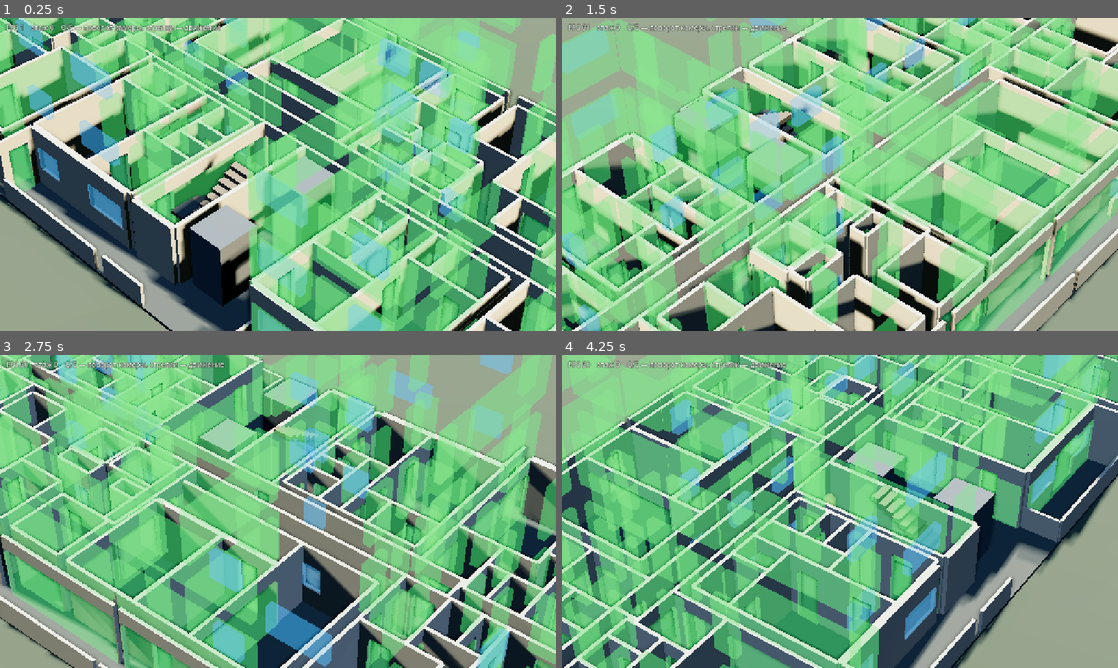
Above: before the commit, frames 1-4 (two rows, left to right).
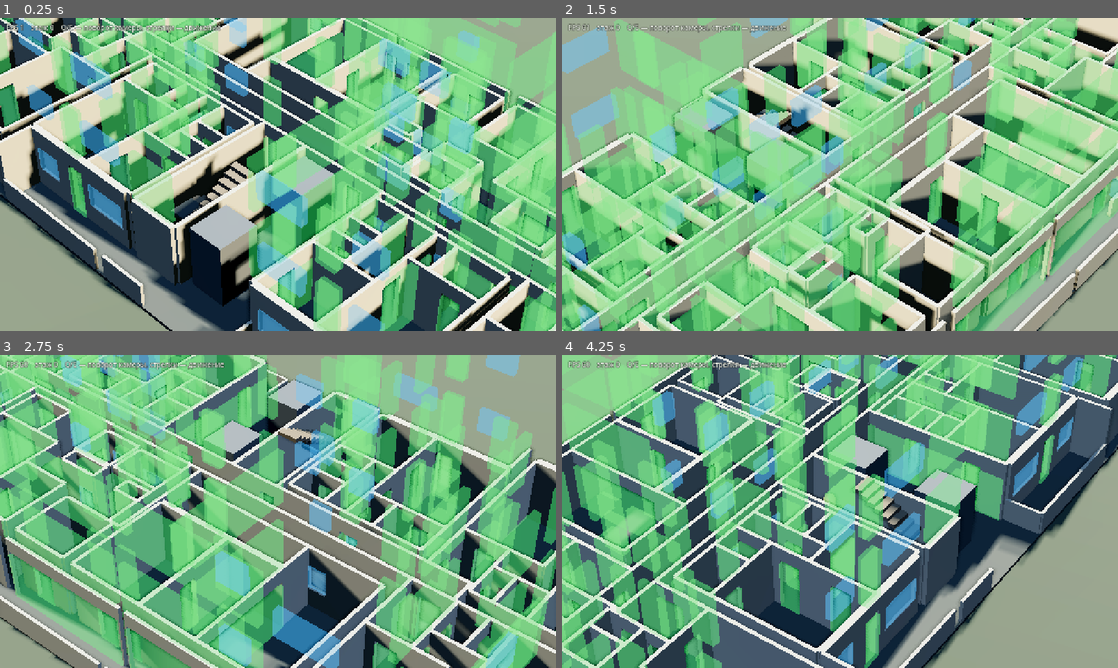
Above: after the commit, the same moments.

Repository: SashkoSoft/Godot_skilled
Game: Godot game, scene res://main.tscn
Same seed, same stepped clock (60 frames per second), same inputs: the game is played once before the commit and once after it.
Inputs:
- Up to frame 1 (0.25 s): no input
- Up to frame 2 (1.5 s): hold Right (ui_right) 0.53-1.28 s; hold Q 0.53-1.28 s; hold Down (ui_down) from 1.28 s (still down); tap E at 1.35 s
- Up to frame 3 (2.75 s): release Down (ui_down) at 2.03 s; hold Right (ui_right) from 2.03 s (still down); hold Q from 2.03 s (still down)
- Up to frame 4 (4.25 s): release Right (ui_right) at 2.78 s; release Q at 2.78 s; hold Up (ui_up) 2.78-3.53 s; tap E at 2.85 s; hold Left (ui_left) from 3.53 s (still down); hold Q from 3.53 s (still down)

The runs differ from the first frame. In frame 1, 38% of the frame differs, in the area x 0-100%, y 0-100%; in frame 2, 39%; in frame 3, 53%; in frame 4, 71%.

Commit message:
Двери санузлов и кухонь ставятся по планировочному правилу
На скане 24 px/м проём санузла — 14 пикселей, а полотно двери (короткий штрих
поперёк стены) режет разрыв надвое, и обе половины отбрасывались по длине.
Штрих теперь заклеивается перед поиском разрывов: дверей с чертежа стало 29
вместо 7. Остальные ставит _ensure_room_doors: санузел, кухня и комната
открываются в прихожую своей квартиры, лоджия — в смежную комнату.
Случайных дверей от проверки проходимости осталось 10 вместо 60.

Diff:
--- a/game/plan_extra_doors.gd
+++ b/game/plan_extra_doors.gd
@@ -5,51 +5,44 @@
 
 const DOORS := {
 	"0|-0.40|-11.70|-9.95": [Vector3(-0.000, 0.900, 0.0)],
-	"0|-0.40|-17.30|-14.15": [Vector3(-0.041, 0.900, 0.0)],
-	"0|-0.40|14.20|17.30": [Vector3(-0.040, 0.900, 0.0)],
+	"0|-0.40|11.95|12.90": [Vector3(0.000, 0.950, 0.0)],
 	"0|-0.40|9.90|11.75": [Vector3(-0.042, 0.900, 0.0)],
 	"0|-2.50|3.20|5.00": [Vector3(0.000, 1.800, 0.0)],
 	"0|-2.65|3.20|5.00": [Vector3(0.000, 1.800, 0.0)],
-	"0|-2.80|-6.05|-0.05": [Vector3(0.000, 6.000, 0.0)],
-	"0|-2.90|-6.05|-3.45": [Vector3(0.000, 0.900, 0.0)],
 	"0|-3.20|-11.85|-9.95": [Vector3(-0.000, 0.900, 0.0)],
-	"0|-3.20|9.90|11.95": [Vector3(-0.043, 0.900, 0.0)],
-	"0|-3.75|-17.30|-16.20": [Vector3(0.000, 0.900, 0.0)],
 	"0|-3.75|16.20|17.30": [Vector3(0.000, 0.900, 0.0)],
-	"0|-7.50|-6.05|-3.45": [Vector3(0.000, 0.900, 0.0)],
-	"0|-7.50|0.45|3.00": [Vector3(0.000, 2.550, 0.0)],
+	"0|-7.50|-3.45|-0.05": [Vector3(0.000, 0.900, 0.0)],
+	"0|-7.50|-9.40|-6.05": [Vector3(-0.000, 0.900, 0.0)],
+	"0|-7.50|0.45|3.00": [Vector3(0.000, 0.900, 0.0)],
 	"0|-8.05|-3.05|2.90": [Vector3(0.000, 5.950, 0.0)],
 	"0|-8.05|-9.50|-3.30": [Vector3(0.000, 6.200, 0.0)],
 	"0|-8.05|3.40|9.40": [Vector3(0.201, 0.900, 0.0)],
+	"0|2.55|-4.85|-3.15": [Vector3(-0.043, 0.900, 0.0)],
+	"0|2.55|3.45|5.00": [Vector3(-0.045, 0.900, 0.0)],
+	"0|3.50|3.45|5.00": [Vector3(-0.045, 0.900, 0.0)],
+	"0|3.70|-17.85|-16.10": [Vector3(0.244, 0.900, 0.0)],
 	"0|3.70|16.15|18.00": [Vector3(-0.042, 0.900, 0.0)],
-	"0|7.40|6.35|9.50": [Vector3(0.000, 3.150, 0.0)],
-	"0|7.55|3.50|9.50": [Vector3(0.000, 6.000, 0.0)],
-	"1|-0.05|-7.50|-2.90": [Vector3(0.000, 4.600, 0.0)],
-	"1|-2.85|0.70|7.50": [Vector3(0.000, 6.800, 0.0)],
-	"1|-3.15|1.10|2.55": [Vector3(0.000, 0.900, 0.0)],
-	"1|-3.15|4.50|7.40": [Vector3(0.000, 0.900, 0.0)],
+	"1|-11.85|-2.15|-0.40": [Vector3(0.000, 0.900, 0.0)],
+	"1|-14.15|-2.15|-0.40": [Vector3(0.000, 1.750, 0.0)],
+	"1|-16.15|-8.75|-3.95": [Vector3(0.000, 4.800, 0.0)],
+	"1|-16.20|-8.05|-3.75": [Vector3(0.000, 4.300, 0.0)],
+	"1|-4.85|2.55|3.50": [Vector3(0.000, 0.950, 0.0)],
 	"1|-5.90|2.75|4.50": [Vector3(0.000, 0.900, 0.0)],
 	"1|-5.90|4.50|7.40": [Vector3(0.000, 0.900, 0.0)],
 	"1|-6.05|-7.50|-2.90": [Vector3(0.000, 4.600, 0.0)],
-	"1|-9.30|7.55|9.20": [Vector3(0.000, 0.900, 0.0)],
-	"1|-9.90|3.15|8.65": [Vector3(0.000, 5.500, 0.0)],
-	"1|0.15|-4.95|-0.40": [Vector3(0.000, 4.550, 0.0)],
-	"1|0.70|-2.45|-0.95": [Vector3(-0.040, 0.900, 0.0)],
-	"1|10.05|3.15|8.65": [Vector3(0.000, 0.900, 0.0)],
-	"1|11.95|-2.15|-0.40": [Vector3(0.000, 0.900, 0.0)],
 	"1|11.95|0.70|2.00": [Vector3(0.000, 0.900, 0.0)],
 	"1|12.80|0.35|2.00": [Vector3(0.092, 0.900, 0.0)],
 	"1|12.90|-2.15|-0.40": [Vector3(0.000, 0.900, 0.0)],
 	"1|13.30|-8.75|-3.95": [Vector3(-0.000, 0.900, 0.0)],
 	"1|13.35|3.90|8.65": [Vector3(-0.041, 0.900, 0.0)],
-	"1|16.15|3.90|8.60": [Vector3(-0.000, 0.900, 0.0)],
 	"1|3.40|0.70|7.50": [Vector3(0.000, 6.800, 0.0)],
 	"1|3.45|2.55|3.50": [Vector3(0.000, 0.950, 0.0)],
 	"1|5.00|-2.50|-0.85": [Vector3(0.000, 0.900, 0.0)],
-	"1|5.00|1.10|2.55": [Vector3(0.000, 0.900, 0.0)],
-	"1|5.00|2.55|3.50": [Vector3(0.000, 0.950, 0.0)],
-	"1|5.00|3.50|4.50": [Vector3(0.000, 0.800, 0.0)],
 	"1|5.10|-2.65|-0.85": [Vector3(0.000, 1.800, 0.0)],
+	"1|5.95|-7.45|-4.45": [Vector3(-0.041, 0.900, 0.0)],
+	"1|6.00|-7.45|-2.75": [Vector3(0.000, 4.700, 0.0)],
+	"1|6.35|1.10|2.75": [Vector3(0.000, 0.900, 0.0)],
 	"1|6.35|2.75|4.50": [Vector3(0.000, 0.900, 0.0)],
-	"1|9.50|2.75|7.40": [Vector3(0.000, 4.650, 0.0)],
+	"1|9.45|-7.45|-2.75": [Vector3(0.000, 4.700, 0.0)],
+	"1|9.90|-8.75|-3.20": [Vector3(-0.040, 0.900, 0.0)],
 }
--- a/game/plan_walls.gd
+++ b/game/plan_walls.gd
@@ -12,7 +12,7 @@
 	[0,  -9.15,   3.40,   9.40, 17, -1, 2, [], 1],
 	[0,  -8.75, -16.15, -13.30, 1, -1, 1, [], 1],
 	[0,  -8.75, -13.30,  -9.95, 2, -1, 1, [Vector3(-0.021, 2.130, 1.0)], 1],
-	[0,  -8.75,   9.90,  13.30, 26, -1, 1, [Vector3(-1.378, 0.627, 0.0), Vector3(0.021, 2.089, 1.0)], 1],
+	[0,  -8.75,   9.90,  13.30, 26, -1, 1, [Vector3(0.021, 2.089, 1.0)], 1],
 	[0,  -8.75,  13.30,  16.10, 25, -1, 1, [], 1],
 	[0,  -8.05, -17.90, -16.20, 0, -1, 2, [], 1],
 	[0,  -8.05,  -9.50,  -3.30, 7, 9, 0, [Vector3(-1.963, 1.086, 1.0)], 1],
@@ -21,12 +21,12 @@
 	[0,  -8.05,  16.20,  17.90, 24, -1, 2, [], 1],
 	[0,  -7.50,  -9.40,  -6.05, 7, 9, 0, [], 1],
 	[0,  -7.50,  -6.05,  -3.45, 7, 10, 0, [], 1],
-	[0,  -7.50,  -3.45,  -0.05, 8, 11, 0, [], 1],
+	[0,  -7.50,  -3.45,  -0.05, 8, 11, 0, [Vector3(-1.304, 0.585, 0.0)], 1],
 	[0,  -7.50,   0.45,   3.00, 8, 13, 0, [], 1],
 	[0,  -7.45,   3.70,   5.95, 17, 18, 0, [], 1],
 	[0,  -4.95,   0.15,   0.45, 16, -1, 0, [], 0],
 	[0,  -4.95,   0.45,   0.70, 13, 16, 0, [], 0],
-	[0,  -4.95,   0.70,   3.00, 13, -1, 0, [Vector3(0.668, 0.961, 0.0)], 1],
+	[0,  -4.95,   0.70,   3.00, 13, -1, 0, [], 1],
 	[0,  -4.45,   3.70,   5.95, 18, -1, 0, [], 1],
 	[0,  -3.95, -16.15, -13.30, 1, 3, 0, [], 1],
 	[0,  -3.95,  13.30,  16.10, 25, 27, 0, [], 1],
@@ -36,7 +36,7 @@
 	[0,  -3.75,  14.20,  16.20, 25, 27, 0, [], 1],
 	[0,  -3.75,  16.20,  17.30, 24, 27, 0, [], 0],
 	[0,  -3.75,  17.30,  17.90, 24, -1, 2, [], 1],
-	[0,  -3.45,   0.70,   1.90, 14, -1, 0, [], 1],
+	[0,  -3.45,   0.70,   1.90, 14, -1, 0, [Vector3(-0.292, 0.585, 0.0)], 1],
 	[0,  -3.40,   3.20,   5.00, 21, -1, 0, [Vector3(-0.439, 0.752, 1.0)], 1],
 	[0,  -3.20, -13.30, -11.85, 2, -1, 0, [], 1],
 	[0,  -3.20, -11.85,  -9.95, 2, 6, 0, [], 1],
@@ -45,12 +45,12 @@
 	[0,  -2.90,  -6.05,  -3.45, 10, 12, 0, [], 1],
 	[0,  -2.90,  -3.45,  -0.05, 11, 12, 0, [], 1],
 	[0,  -2.80,  -6.05,  -0.05, 11, 12, 0, [], 1],
-	[0,  -2.75,   0.70,   1.90, 14, 15, 0, [], 1],
+	[0,  -2.75,   0.70,   1.90, 14, 15, 0, [Vector3(0.475, 1.100, 0.0)], 1],
 	[0,  -2.75,   6.00,   7.30, 19, 23, 0, [], 1],
-	[0,  -2.75,   7.30,   9.45, 19, 20, 0, [Vector3(-0.209, 1.378, 0.0)], 1],
+	[0,  -2.75,   7.30,   9.45, 19, 20, 0, [Vector3(-0.125, 1.546, 0.0)], 1],
 	[0,  -2.65,   3.20,   5.00, 21, 22, 0, [], 1],
 	[0,  -2.50,   3.20,   5.00, 21, 22, 0, [], 1],
-	[0,  -2.45,   0.70,   3.00, 14, 15, 0, [], 1],
+	[0,  -2.45,   0.70,   3.00, 14, 15, 0, [Vector3(-0.251, 1.796, 0.0)], 1],
 	[0,  -2.15, -14.15, -13.15, 4, -1, 0, [], 1],
 	[0,  -2.15, -13.15, -11.85, 5, -1, 0, [], 1],
 	[0,  -2.15,  11.95,  12.90, 29, -1, 0, [], 1],
@@ -59,7 +59,7 @@
 	[0,  -1.35,  -6.05,  -0.05, 12, -1, 0, [], 1],
 	[0,  -0.95,   0.70,   3.00, 15, 31, 0, [Vector3(0.355, 1.253, 1.0)], 1],
 	[0,  -0.85,   3.20,   5.00, 22, 31, 0, [Vector3(0.042, 1.128, 1.0)], 1],
-	[0,  -0.85,   7.30,   9.45, 20, 31, 0, [], 1],
+	[0,  -0.85,   7.30,   9.45, 20, 31, 0, [Vector3(0.042, 2.047, 0.0), Vector3(0.707, 0.710, 0.0)], 1],
 	[0,  -0.40, -17.30, -14.15, 3, 35, 0, [], 1],
 	[0,  -0.40, -14.15, -13.15, 4, 36, 0, [], 1],
 	[0,  -0.40, -13.15, -11.85, 5, 37, 0, [], 1],
@@ -80,12 +80,12 @@
 	[0,   0.35,  12.80,  14.20, 28, 61, 0, [], 1],
 	[0,   0.35,  14.20,  17.30, 27, 60, 0, [], 1],
 	[0,   0.70, -11.85, -11.70, 38, -1, 0, [], 1],
-	[0,   0.70, -11.70,  -9.90, 31, 38, 0, [Vector3(0.386, 1.546, 0.0)], 1],
+	[0,   0.70, -11.70,  -9.90, 31, 38, 0, [], 1],
 	[0,   0.70,  -9.90,  -2.85, 31, 42, 0, [], 1],
 	[0,   0.70,  -2.85,  -0.60, 31, 64, 0, [Vector3(-0.794, 0.668, 0.0)], 1],
 	[0,   0.70,  -0.60,   3.40, 31, 65, 0, [], 1],
-	[0,   0.70,   3.40,  10.05, 31, 51, 0, [Vector3(-2.205, 2.172, 0.0)], 1],
-	[0,   0.70,  10.05,  11.75, 31, 63, 0, [Vector3(-0.240, 1.337, 0.0)], 1],
+	[0,   0.70,   3.40,  10.05, 31, 51, 0, [Vector3(2.694, 1.295, 0.0)], 1],
+	[0,   0.70,  10.05,  11.75, 31, 63, 0, [Vector3(0.052, 1.600, 0.0)], 1],
 	[0,   0.70,  11.75,  11.95, 63, -1, 0, [], 1],
 	[0,   1.10,  -9.35,  -7.15, 31, 40, 0, [], 1],
 	[0,   1.10,  -7.15,  -5.90, 31, 42, 0, [Vector3(-0.042, 0.961, 1.0)], 1],
@@ -94,7 +94,7 @@
 	[0,   1.10,   3.45,   5.00, 31, 54, 0, [Vector3(-0.063, 1.253, 1.0)], 1],
 	[0,   1.10,   5.00,   6.35, 31, 52, 0, [], 1],
 	[0,   1.10,   6.35,   7.30, 31, 51, 0, [Vector3(0.059, 0.850, 1.0)], 1],
-	[0,   1.10,   7.30,   9.50, 31, 49, 0, [], 1],
+	[0,   1.10,   7.30,   9.50, 31, 49, 0, [Vector3(0.050, 2.089, 0.0)], 1],
 	[0,   2.00, -14.15, -12.80, 36, -1, 0, [], 1],
 	[0,   2.00, -12.80, -11.85, 37, -1, 0, [], 1],
 	[0,   2.00,  11.95,  12.80, 62, -1, 0, [], 1],
@@ -106,7 +106,7 @@
 	[0,   2.75,   6.35,   7.30, 51, 50, 0, [], 1],
 	[0,   2.75,   7.30,   9.50, 49, 50, 0, [], 0],
 	[0,   3.00, -17.30, -14.15, 35, -1, 0, [Vector3(0.564, 1.754, 0.0)], 1],
-	[0,   3.00,  14.20,  17.30, 60, -1, 0, [Vector3(-0.439, 1.796, 0.0)], 1],
+	[0,   3.00,  14.20,  17.30, 60, -1, 0, [Vector3(-0.543, 2.005, 0.0)], 1],
 	[0,   3.15, -13.25, -11.85, 34, -1, 0, [], 1],
 	[0,   3.15, -11.85,  -9.90, 38, 34, 0, [], 1],
 	[0,   3.15,  10.05,  11.95, 63, 59, 0, [], 1],
@@ -118,14 +118,14 @@
 	[0,   3.90, -16.10, -13.25, 33, -1, 0, [], 1],
 	[0,   3.90,  13.35,  16.15, 58, -1, 0, [], 1],
 	[0,   4.50,  -5.90,  -4.85, 43, 47, 0, [], 1],
-	[0,   4.50,  -4.85,  -3.15, 44, 47, 0, [Vector3(0.313, 0.752, 0.0)], 1],
+	[0,   4.50,  -4.85,  -3.15, 44, 47, 0, [Vector3(0.042, 1.629, 0.0), Vector3(0.466, 1.295, 0.0)], 1],
 	[0,   4.50,   3.45,   5.00, 53, 56, 0, [], 1],
 	[0,   4.50,   5.00,   6.35, 52, 56, 0, [], 1],
 	[0,   7.40,  -9.35,  -5.90, 41, 39, 0, [], 1],
 	[0,   7.40,  -5.90,  -3.15, 47, 39, 0, [], 1],
 	[0,   7.40,   3.45,   6.35, 56, 48, 0, [], 1],
 	[0,   7.40,   6.35,   9.50, 50, 48, 0, [], 1],
-	[0,   7.50,  -2.85,  -0.60, 64, 68, 0, [Vector3(0.058, 1.086, 0.0)], 1],
+	[0,   7.50,  -2.85,  -0.60, 64, 68, 0, [Vector3(0.037, 2.150, 0.0)], 1],
 	[0,   7.55,  -9.30,  -3.35, 41, 39, 0, [Vector3(-1.963, 1.211, 1.0), Vector3(1.713, 1.963, 1.0)], 1],
 	[0,   7.55,   3.50,   9.50, 50, 48, 0, [Vector3(-1.587, 1.963, 1.0), Vector3(2.047, 1.211, 1.0)], 1],
 	[0,   7.60,  -2.85,  -0.60, 64, 68, 0, [], 1],
@@ -140,7 +140,7 @@
 	[0,   9.20,   3.50,   9.50, 48, -1, 2, [], 1],
 	[1, -17.90,  -8.05,  -3.75, 0, -1, 2, [], 1],
 	[1, -17.85,   3.70,   8.60, 32, -1, 2, [], 1],
-	[1, -17.30,  -3.75,  -0.40, 3, -1, 1, [], 1],
+	[1, -17.30,  -3.75,  -0.40, 3, -1, 1, [Vector3(-1.358, 0.627, 0.0)], 1],
 	[1, -17.30,   0.35,   3.00, 35, -1, 1, [], 1],
 	[1, -16.20,  -8.05,  -3.75, 0, 1, 0, [Vector3(-0.104, 1.086, 1.0)], 1],
 	[1, -16.15,  -8.75,  -3.95, 0, 1, 0, [], 1],
@@ -154,17 +154,17 @@
 	[1, -13.30,  -3.95,  -3.20, 2, -1, 0, [], 1],
 	[1, -13.25,   3.15,   3.90, 34, -1, 0, [], 1],
 	[1, -13.25,   3.90,   8.65, 33, 34, 0, [], 1],
-	[1, -13.15,  -2.15,  -0.40, 4, 5, 0, [], 1],
+	[1, -13.15,  -2.15,  -0.40, 4, 5, 0, [Vector3(0.543, 0.668, 0.0)], 1],
 	[1, -12.80,   0.35,   2.00, 36, 37, 0, [], 1],
-	[1, -11.85,  -3.20,  -2.15, 6, -1, 0, [Vector3(0.081, 0.950, 0.0)], 1],
+	[1, -11.85,  -3.20,  -2.15, 6, -1, 0, [Vector3(0.039, 0.950, 0.0)], 1],
 	[1, -11.85,  -2.15,  -0.40, 5, 6, 0, [], 1],
 	[1, -11.85,   0.35,   0.70, 37, 31, 0, [], 1],
 	[1, -11.85,   0.70,   2.00, 37, 38, 0, [], 1],
 	[1, -11.85,   2.00,   3.15, 38, -1, 0, [Vector3(0.032, 0.919, 0.0)], 1],
 	[1, -11.70,  -0.40,   0.70, 31, -1, 0, [], 1],
 	[1,  -9.95,  -8.75,  -3.20, 2, 9, 0, [], 1],
-	[1,  -9.95,  -3.20,  -0.40, 6, 9, 0, [Vector3(-0.707, 1.128, 0.0), Vector3(1.026, 0.752, 0.0)], 1],
-	[1,  -9.90,   0.70,   3.15, 38, 40, 0, [Vector3(-0.362, 0.668, 0.0), Vector3(0.272, 1.921, 0.0)], 1],
+	[1,  -9.95,  -3.20,  -0.40, 6, 9, 0, [Vector3(1.026, 0.752, 0.0)], 1],
+	[1,  -9.90,   0.70,   3.15, 38, 40, 0, [Vector3(-0.633, 1.211, 0.0)], 1],
 	[1,  -9.90,   3.15,   8.65, 34, 41, 0, [], 1],
 	[1,  -9.50,  -9.25,  -8.05, 2, 7, 0, [], 1],
 	[1,  -9.40,  -7.50,  -1.35, 2, 9, 0, [], 1],
@@ -174,7 +174,7 @@
 	[1,  -7.15,   1.10,   2.75, 40, 42, 0, [], 1],
 	[1,  -6.05,  -7.50,  -2.90, 9, 10, 0, [], 1],
 	[1,  -6.05,  -2.90,  -1.35, 9, 12, 0, [], 1],
-	[1,  -5.90,   1.10,   2.75, 42, 43, 0, [Vector3(0.132, 1.337, 0.0)], 1],
+	[1,  -5.90,   1.10,   2.75, 42, 43, 0, [Vector3(-0.014, 1.550, 0.0)], 1],
 	[1,  -5.90,   2.75,   4.50, 41, 43, 0, [], 1],
 	[1,  -5.90,   4.50,   7.40, 41, 47, 0, [], 1],
 	[1,  -4.85,   1.10,   2.55, 43, 45, 0, [], 1],
@@ -190,7 +190,7 @@
 	[1,  -0.60,   0.70,   7.50, 64, 65, 0, [], 1],
 	[1,  -0.55,   0.70,   7.50, 64, 65, 0, [], 1],
 	[1,  -0.05,  -7.50,  -2.90, 11, 13, 0, [], 1],
-	[1,   0.15,  -4.95,  -0.40, 12, 16, 0, [Vector3(0.480, 1.003, 0.0)], 1],
+	[1,   0.15,  -4.95,  -0.40, 12, 16, 0, [Vector3(0.084, 1.796, 0.0)], 1],
 	[1,   0.45,  -7.50,  -4.95, 11, 13, 0, [], 1],
 	[1,   0.70,  -4.95,  -3.45, 16, -1, 0, [], 0],
 	[1,   0.70,  -3.45,  -2.75, 16, 14, 0, [], 0],
@@ -217,7 +217,7 @@
 	[1,   5.10,  -2.65,  -0.85, 22, 23, 0, [], 1],
 	[1,   5.95,  -7.45,  -4.45, 18, 19, 0, [], 1],
 	[1,   6.00,  -7.45,  -2.75, 18, 19, 0, [], 1],
-	[1,   6.35,   1.10,   2.75, 52, 51, 0, [Vector3(0.174, 1.253, 0.0)], 1],
+	[1,   6.35,   1.10,   2.75, 52, 51, 0, [], 1],
 	[1,   6.35,   2.75,   4.50, 52, 50, 0, [], 1],
 	[1,   6.35,   4.50,   7.40, 56, 50, 0, [], 1],
 	[1,   7.30,  -2.75,  -0.85, 23, 20, 0, [], 1],
@@ -229,11 +229,11 @@
 	[1,   9.50,   2.75,   7.40, 50, 59, 0, [], 1],
 	[1,   9.50,   7.55,   9.20, 48, 59, 0, [], 1],
 	[1,   9.90,  -8.75,  -3.20, 19, 26, 0, [], 1],
-	[1,   9.90,  -3.20,  -0.40, 20, 30, 0, [Vector3(0.295, 0.627, 0.0), Vector3(1.044, 0.710, 0.0)], 1],
+	[1,   9.90,  -3.20,  -0.40, 20, 30, 0, [Vector3(0.692, 1.420, 0.0)], 1],
 	[1,  10.05,   0.70,   3.15, 49, 63, 0, [], 1],
 	[1,  10.05,   3.15,   8.65, 50, 59, 0, [Vector3(2.193, 1.128, 0.0)], 1],
 	[1,  11.75,  -0.40,   0.70, 31, -1, 0, [], 1],
-	[1,  11.95,  -3.20,  -2.15, 30, -1, 0, [Vector3(0.102, 0.919, 0.0)], 1],
+	[1,  11.95,  -3.20,  -2.15, 30, -1, 0, [Vector3(0.102, 0.950, 0.0)], 1],
 	[1,  11.95,  -2.15,  -0.40, 30, 29, 0, [Vector3(0.564, 0.627, 1.0)], 1],
 	[1,  11.95,   0.35,   0.70, 31, 62, 0, [], 1],
 	[1,  11.95,   0.70,   2.00, 63, 62, 0, [], 1],
@@ -252,7 +252,7 @@
 	[1,  16.15,   3.70,   3.90, 57, -1, 2, [], 1],
 	[1,  16.15,   3.90,   8.60, 58, 57, 0, [], 1],
 	[1,  16.20,  -8.05,  -3.75, 25, 24, 0, [Vector3(-0.063, 1.086, 1.0)], 1],
-	[1,  17.30,  -3.75,  -0.40, 27, -1, 1, [], 1],
+	[1,  17.30,  -3.75,  -0.40, 27, -1, 1, [Vector3(-1.337, 0.668, 0.0)], 1],
 	[1,  17.30,   0.35,   3.00, 60, -1, 1, [], 1],
 	[1,  17.90,  -8.05,  -3.75, 24, -1, 2, [], 1],
 	[1,  18.00,   3.70,   8.60, 57, -1, 2, [], 1],
--- a/game/tower.gd
+++ b/game/tower.gd
@@ -339,6 +339,7 @@
 
 func _emit_walls(f: int, y: float) -> void:
 	var recs := _collect_walls()
+	_ensure_room_doors(recs)
 	_link_rooms(recs)
 	walls_built = recs
 	for w in recs:
@@ -491,6 +492,59 @@
 ## Двери, добавленные проверкой проходимости (tools: main.gd --fix-reach).
 ## Ключ — "ось|координата|начало|конец", значение — Vector3(смещение, ширина, 0).
 static var extra_doors: Dictionary = {}
+
+## Санузел, кухня и комната открываются в прихожую своей квартиры — других
+## вариантов планировка не даёт. Где чертёж двери не дал (на скане 24 px/м,
+## проём санузла — 14 пикселей, и читается он через раз), ставим её сюда,
+## а не куда придётся.
+func _ensure_room_doors(recs: Array) -> void:
+	for i in ROOMS.size():
+		var kind := int(ROOMS[i][5])
+		if kind == SHF or kind == COR:
+			continue
+		var has_door := false
+		var best: Dictionary = {}
+		var best_rank := -1.0
+		var best_off := 0.0
+		var best_w := 0.0
+		for w in recs:
+			if w["parapet"]:
+				continue
+			var a: int = w["inner"]
+			var b: int = w["outer"]
+			if a != i and b != i:
+				continue
+			for h: Vector3 in (w["holes"] as Array[Vector3]):
+				if h.z < 0.5:
+					has_door = true
+			if b < 0:
+				continue
+			var other: int = b if a == i else a
+			var ok := int(ROOMS[other][5]) == HAL or int(ROOMS[other][5]) == COR
+			if kind == LOG:
+				ok = int(ROOMS[other][5]) == LIV or int(ROOMS[other][5]) == KIT
+			if not ok:
+				continue
+			if int(ROOMS[other][4]) != int(ROOMS[i][4]) and int(ROOMS[other][4]) != 8:
+				continue
+			var width := minf(DOOR_ROOM, w["len"] - 0.20)
+			if width < DOOR_ROOM and w["len"] >= 0.70:
+				width = w["len"]
+			if width < 0.65:
+				continue
+			var off := _door_pos(recs, w, width)
+			var rank := _clearance(recs, w["axis"], w["fixed"], w["mid"] + off, width) * 10.0
+			rank += minf(w["len"], 4.0)
+			if rank > best_rank:
+				best_rank = rank
+				best = w
+				best_off = off
+				best_w = width
+		if has_door or best.is_empty():
+			continue
+		_cut(recs, best, best_off, best_w)
+		rule_count += 1
+
 
 ## Черновая связка по графу дверей: из лестничной клетки должно быть достижимо
 ## каждое помещение. Настоящая проверка — физическая, см. ReachCheck.
Not shown, changed: game/plan_extra_doors.gd.uid
Not shown, changed: tools/build_plan.py
